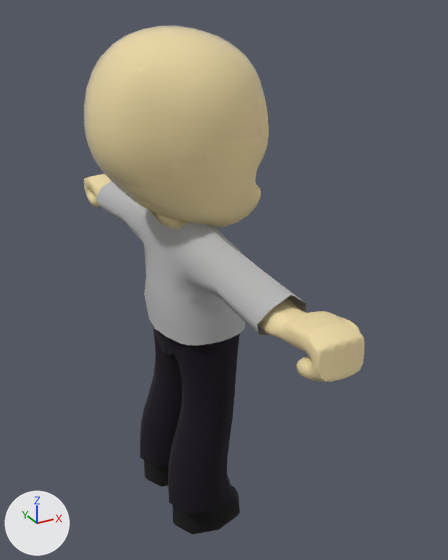
The Blender file Assets/PlayerAssets/Prefabs/mainCharacter.blend, before and after one commit.
Both versions are drawn from a 50 mm lens placed at (-1.09, -2.27, 1.08), pointed at (0.13, -0.06, -0.03). The lights are fixed; the arrows at lower left show +X, +Y and +Z.

In view in the first picture: 'Body', 'Head', 'Pants', 'Shirt'.
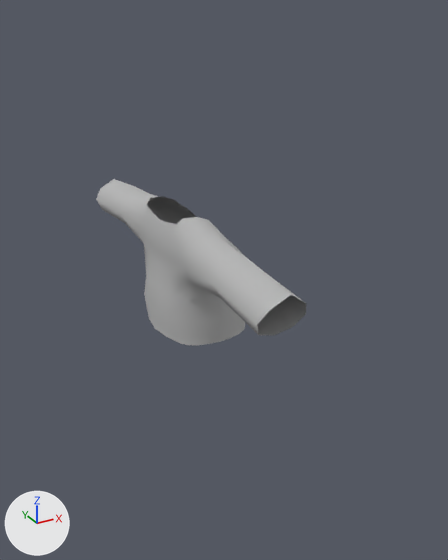
What differs and where, as boxes [x1, y1, x2, y2] in the pictures (448 x 560 px):
'Head', hidden (beige): before [84, 25, 269, 227]
'Pants', hidden (black): before [140, 326, 240, 514]
'Body', hidden (beige): before [84, 174, 364, 534]

The change, as a diff of the scene's bpy script:
```diff
--- a/Assets/PlayerAssets/Prefabs/mainCharacter.blend.py
+++ b/Assets/PlayerAssets/Prefabs/mainCharacter.blend.py
@@ ob_body @@
 ob_body.location = (0.0, 0.0, 0.0)
+ob_body.hide_set(True)
@@ ob_pants @@
 ob_pants.scale = (1.09, 1.09, 1.0)
+ob_pants.hide_set(True)
@@ ob_head @@
 ob_head.scale = (0.425, 0.425, 0.425)
+ob_head.hide_set(True)
```
